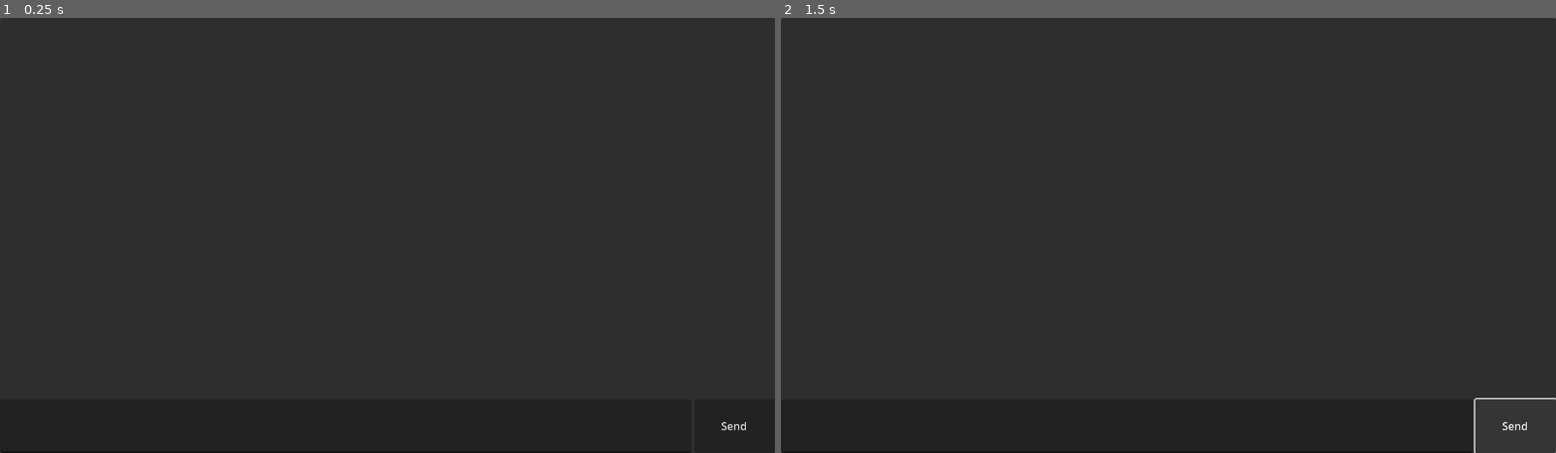
Above: before the commit, frames 1-2 (left to right).
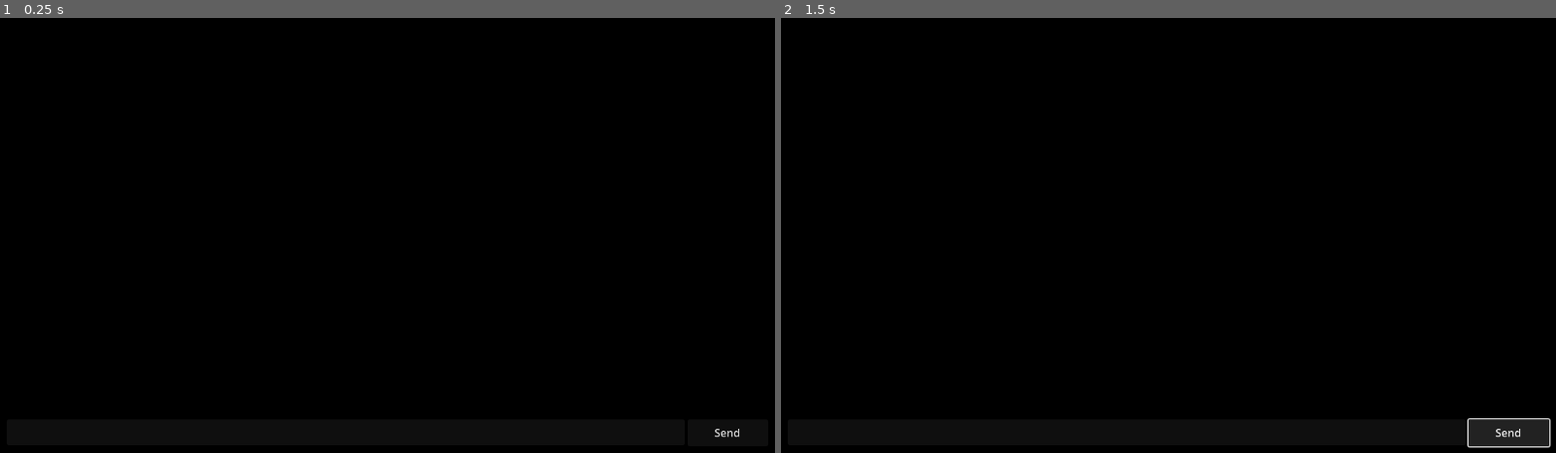
Above: after the commit, the same moments.

Repository: ChrisLR/godot-evennia-example
Game: Godot game, scene res://ui.tscn
Two runs of this game, one before a commit and one after it. Both use one fixed random seed, a clock stepped at 60 frames per second and the inputs below.
Inputs:
- Up to frame 1 (0.25 s): no input
- Up to frame 2 (1.5 s): click "Send" at 0.5 s; click "Send" at 1.25 s

The runs differ from the first frame. In frame 1, 94% of the frame differs, in the area x 0-100%, y 0-100%; in frame 2, 94%.

Commit message:
Simplify and improve

Diff:
--- a/project.godot
+++ b/project.godot
@@ -12,7 +12,7 @@
 
 config/name="evennia-plugin-sample"
 run/main_scene="res://ui.tscn"
-config/features=PackedStringArray("4.2", "Mobile")
+config/features=PackedStringArray("4.3", "Mobile")
 config/icon="res://icon.svg"
 
 [rendering]
--- a/ui.gd
+++ b/ui.gd
@@ -1,13 +1,13 @@
-extends Control
+extends PanelContainer
 
 # The URL to connect to, should be your mud.
-var websocket_url = "ws://127.0.0.1:4008"
+var websocket_url = "ws://localhost:40997"
 
 # These are references to controls in the scene
 @onready
 var label: RichTextLabel = get_node("%ChatLog")
 @onready
-var txtEdit: TextEdit = get_node("%ChatInput")
+var chat_input: LineEdit = get_node("%ChatInput")
 @onready
 var websocket = get_node("WebSocketClient")
 
@@ -19,6 +19,7 @@
 
 	# We attempt to connect and print out the error if we have one.
 	var result = websocket.connect_to_url(websocket_url)
+	print(result)
 	if result != OK:
 		print('Could not connect:' + str(result))
 
@@ -54,7 +55,22 @@
 func _on_button_pressed():
 	# This is called when we press the button in the scene
 	# with a connected signal, it sends the written message to Evennia.
-	var msg = txtEdit.text
-	var msg_arr = ['text', [msg], {}]
-	var msg_str = JSON.stringify(msg_arr)
+	var msg = chat_input.text
+	_send_message(msg)
+	chat_input.text = ""
+
+
+func _on_chat_input_text_submitted(new_text: String) -> void:
+	_send_message(new_text)
+	chat_input.text = ""
+
+
+func _send_message(msg: String) -> void:
+	var msg_str = JSON.stringify(['text', [msg], {}])
 	websocket.send(msg_str)
+
+
+func _on_chat_log_meta_clicked(meta: Variant) -> void:
+	var meta_str: String = str(meta)
+	var cmd_str: String = meta_str.split("=", true, 1)[1]
+	_send_message(cmd_str)
--- a/ui.tscn
+++ b/ui.tscn
@@ -1,51 +1,48 @@
-[gd_scene load_steps=3 format=3 uid="uid://cdsg1k3raloeu"]
+[gd_scene load_steps=4 format=3 uid="uid://cdsg1k3raloeu"]
 
 [ext_resource type="Script" path="res://ui.gd" id="1_sdbxg"]
 [ext_resource type="Script" path="res://websocket.gd" id="2_efheh"]
 
-[node name="ui" type="Control"]
-layout_mode = 3
+[sub_resource type="StyleBoxFlat" id="StyleBoxFlat_ivc1r"]
+content_margin_left = 10.0
+content_margin_top = 10.0
+content_margin_right = 10.0
+content_margin_bottom = 10.0
+bg_color = Color(0, 0, 0, 1)
+
+[node name="ui" type="PanelContainer"]
 anchors_preset = 15
 anchor_right = 1.0
 anchor_bottom = 1.0
 grow_horizontal = 2
 grow_vertical = 2
+size_flags_horizontal = 3
+size_flags_vertical = 3
+theme_override_styles/panel = SubResource("StyleBoxFlat_ivc1r")
 script = ExtResource("1_sdbxg")
 
-[node name="Panel" type="Panel" parent="."]
-layout_mode = 1
-anchors_preset = 15
-anchor_right = 1.0
-anchor_bottom = 1.0
-grow_horizontal = 2
-grow_vertical = 2
+[node name="VBoxContainer" type="VBoxContainer" parent="."]
+layout_mode = 2
 
-[node name="VBoxContainer" type="VBoxContainer" parent="Panel"]
-layout_mode = 1
-anchors_preset = 15
-anchor_right = 1.0
-anchor_bottom = 1.0
-grow_horizontal = 2
-grow_vertical = 2
-
-[node name="ChatLog" type="RichTextLabel" parent="Panel/VBoxContainer"]
+[node name="ChatLog" type="RichTextLabel" parent="VBoxContainer"]
 unique_name_in_owner = true
 layout_mode = 2
 size_flags_vertical = 3
 bbcode_enabled = true
 scroll_following = true
 
-[node name="HBoxContainer" type="HBoxContainer" parent="Panel/VBoxContainer"]
-custom_minimum_size = Vector2(0, 80)
+[node name="HBoxContainer" type="HBoxContainer" parent="VBoxContainer"]
+custom_minimum_size = Vector2(0, 40)
 layout_mode = 2
 size_flags_vertical = 8
 
-[node name="ChatInput" type="TextEdit" parent="Panel/VBoxContainer/HBoxContainer"]
+[node name="ChatInput" type="LineEdit" parent="VBoxContainer/HBoxContainer"]
 unique_name_in_owner = true
+custom_minimum_size = Vector2(800, 0)
 layout_mode = 2
 size_flags_horizontal = 3
 
-[node name="Button" type="Button" parent="Panel/VBoxContainer/HBoxContainer"]
+[node name="Button" type="Button" parent="VBoxContainer/HBoxContainer"]
 custom_minimum_size = Vector2(120, 0)
 layout_mode = 2
 size_flags_horizontal = 8
@@ -54,4 +51,6 @@
 [node name="WebSocketClient" type="Node" parent="."]
 script = ExtResource("2_efheh")
 
-[connection signal="pressed" from="Panel/VBoxContainer/HBoxContainer/Button" to="." method="_on_button_pressed"]
+[connection signal="meta_clicked" from="VBoxContainer/ChatLog" to="." method="_on_chat_log_meta_clicked"]
+[connection signal="text_submitted" from="VBoxContainer/HBoxContainer/ChatInput" to="." method="_on_chat_input_text_submitted"]
+[connection signal="pressed" from="VBoxContainer/HBoxContainer/Button" to="." method="_on_button_pressed"]
--- a/websocket.gd
+++ b/websocket.gd
@@ -24,6 +24,7 @@
 	socket.supported_protocols = supported_protocols
 	socket.handshake_headers = handshake_headers
 	var err = socket.connect_to_url(url, tls_options)
+	print(err)
 	if err != OK:
 		return err
 	last_state = socket.get_ready_state()
